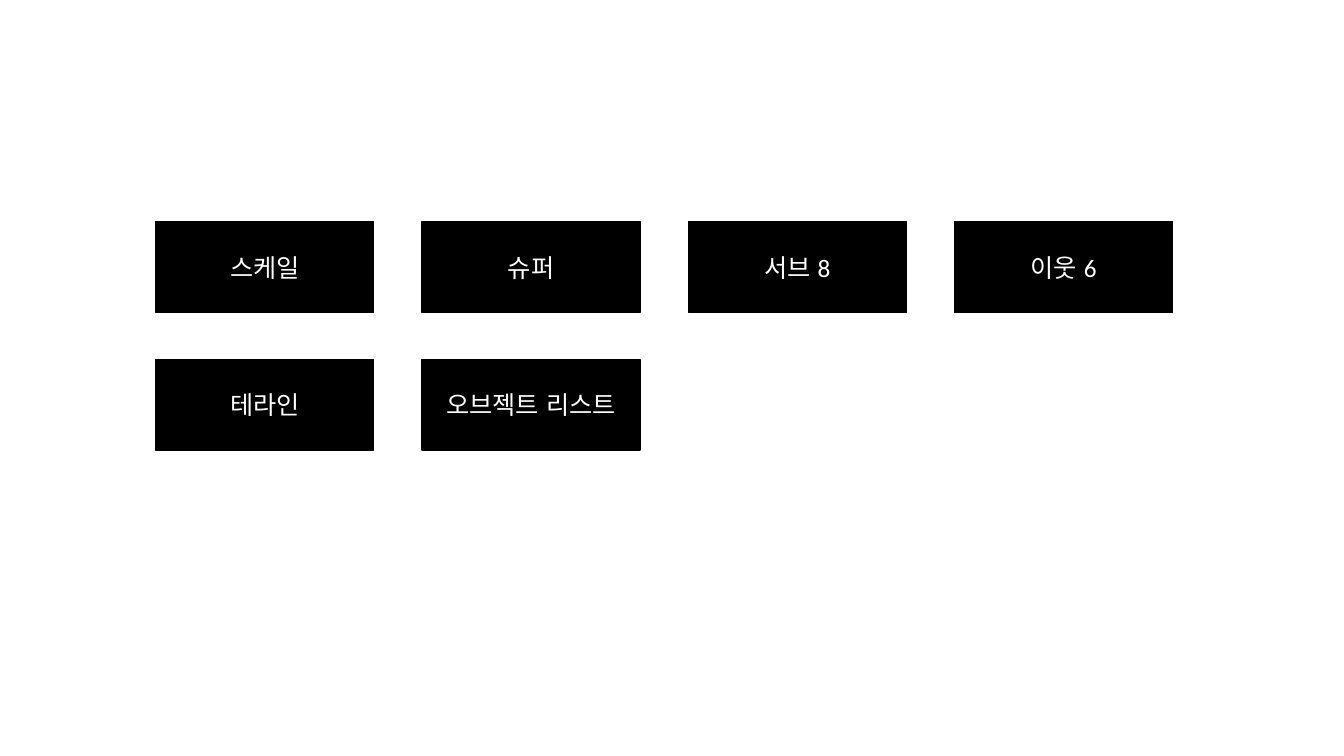
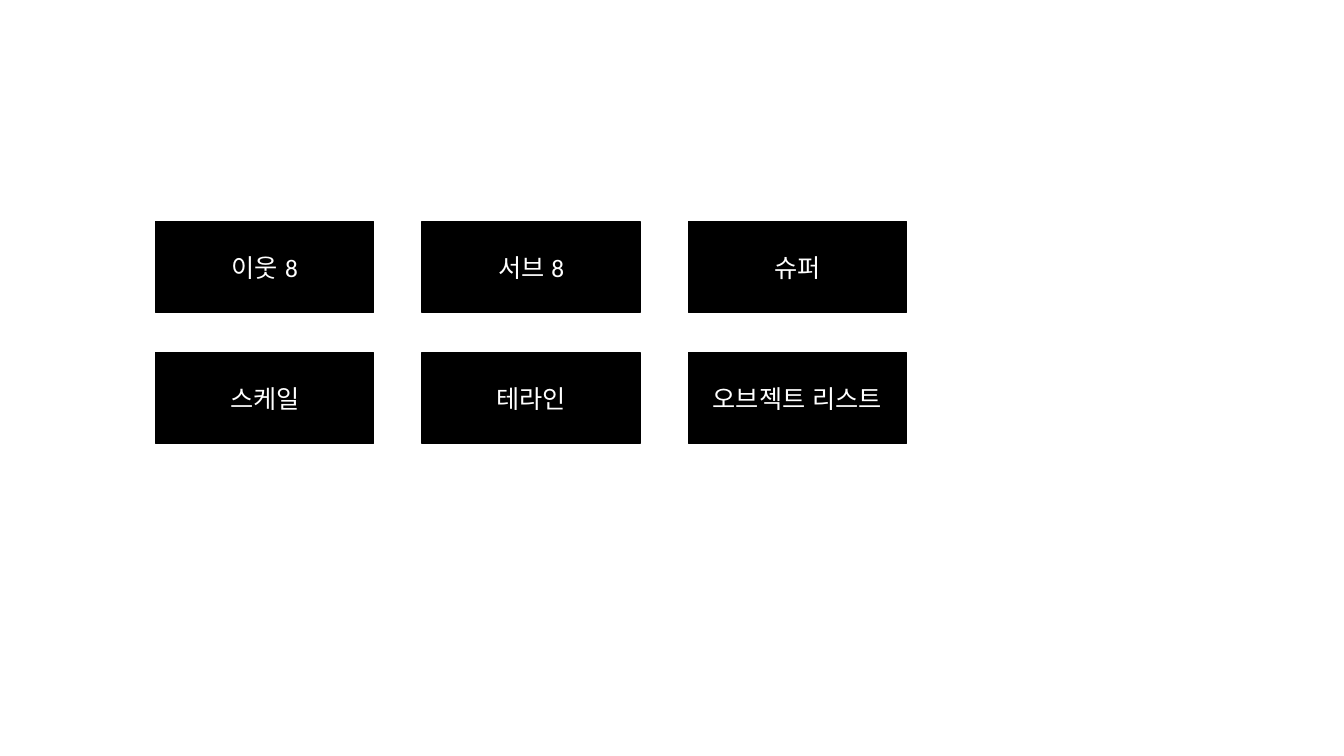
Before and after one commit to Niiok/inha_2021, a slide deck: slide 17 of RollBall/roll_ball.pptx. Drawn at 1344x756 pixels with LibreOffice and Linux fonts; fonts in the diff are those of the drawing. Boxes give left, top, right and bottom in pixels: in the first picture for what was removed or moved away, otherwise in the second. Text is boxed around its words. In the diff, an @@ line names an element or a change of style, - is before the commit and + after.

```diff
--- a/RollBall/roll_ball.pptx
+++ b/RollBall/roll_ball.pptx
@@ rectangle "이웃 8": place and size @@
-rectangle "이웃 8" at box(955, 222, 1173, 313)
+rectangle "이웃 8" at box(156, 222, 374, 313)
@@ rectangle "서브 8": place and size @@
-rectangle "서브 8" at box(689, 222, 906, 313)
+rectangle "서브 8" at box(422, 222, 640, 313)
@@ rectangle "슈퍼": place and size @@
-rectangle "슈퍼" at box(422, 222, 640, 313)
+rectangle "슈퍼" at box(689, 222, 906, 313)
@@ text in rectangle at box(232, 256, 298, 279): text changed @@
-이웃 6
+이웃 8
@@ rectangle "스케일": place and size @@
-rectangle "스케일" at box(156, 222, 374, 313)
+rectangle "스케일" at box(156, 353, 374, 444)
@@ rectangle "테라인": place and size @@
-rectangle "테라인" at box(156, 360, 374, 451)
+rectangle "테라인" at box(422, 353, 640, 444)
@@ rectangle "오브젝트 리스트": place and size @@
-rectangle "오브젝트 리스트" at box(422, 360, 640, 451)
+rectangle "오브젝트 리스트" at box(689, 353, 906, 444)
```
Also in this commit, not shown: 11 other files.
